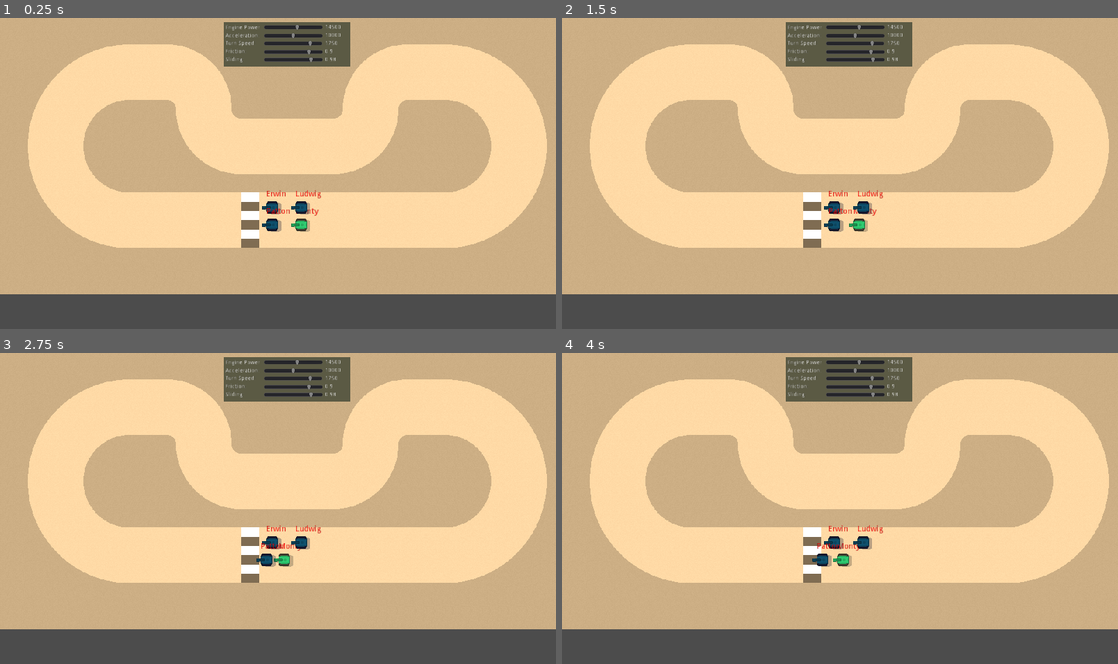
Above: before the commit, frames 1-4 (two rows, left to right).
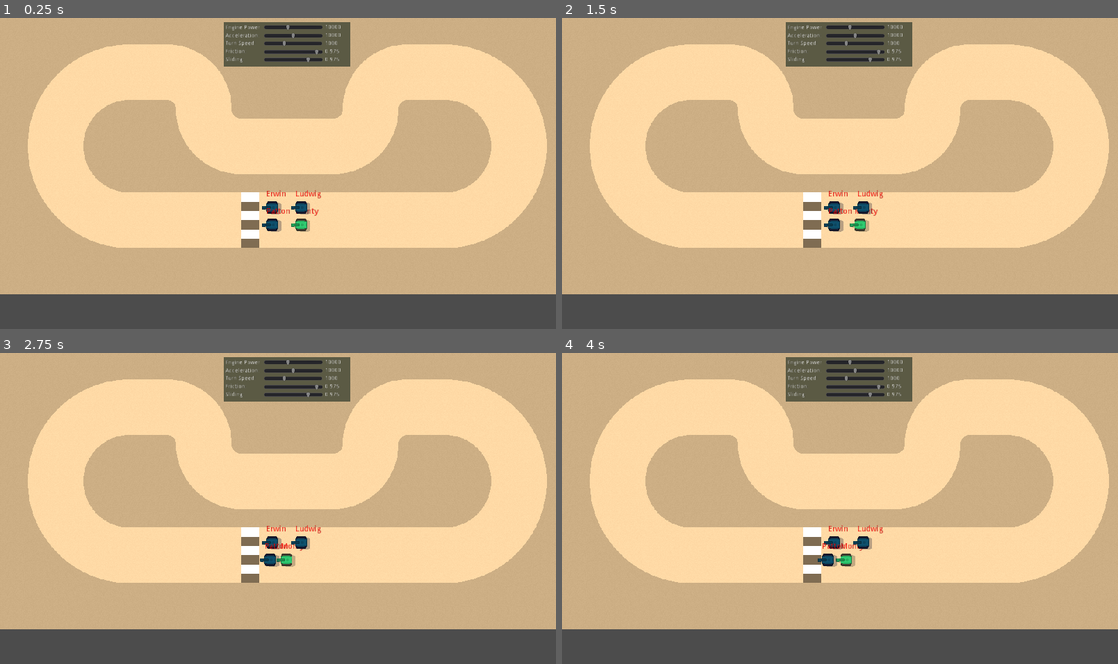
Above: after the commit, the same moments.

Repository: TeamRommel/RollingRommel
Game: Godot game, scene res://scenes/GameScene.tscn
The game is run twice, just before and just after one commit, with the same random seed, the same clock (stepped at 60 frames per second) and the same inputs. The engine's default icon, where the game draws it, is replaced by a stand-in: a white triangle on a blue panel in a dark square.
Inputs:
- Up to frame 1 (0.25 s): no input
- Up to frame 2 (1.5 s): tap Enter at 0.5 s; tap Space at 1.25 s
- Up to frame 3 (2.75 s): no input
- Up to frame 4 (4 s): no input

The runs differ from the first frame. In frame 1, less than 0.1% of the frame differs, in the area x 50-61%, y 2-15%; in frame 2, 0.1%; in frame 3, 0.3%; in frame 4, 0.4%, in the area x 45-61%, y 2-69%.

Commit message:
Sync car values on CarStats and elsewhere.

Diff:
--- a/scenes/CarStats.tscn
+++ b/scenes/CarStats.tscn
@@ -21,7 +21,7 @@
 margin_bottom = 19.9783
 max_value = 25000.0
 step = 10.0
-value = 14500.0
+value = 10000.0
 
 [node name="EnginePowerValue_Label" type="Label" parent="."]
 margin_left = 250.0
@@ -71,8 +71,7 @@
 min_value = 0.9
 max_value = 0.995
 step = 0.001
-value = 0.98
-ticks_on_borders = false
+value = 0.975
 
 [node name="TractionValue_Label" type="Label" parent="."]
 margin_left = 250.0
@@ -95,8 +94,9 @@
 margin_bottom = 80.3189
 min_value = 0.5
 max_value = 1.0
-step = 0.01
-value = 0.9
+step = 0.001
+value = 0.975
+ticks_on_borders = true
 
 [node name="FrictionValue_Label" type="Label" parent="."]
 margin_left = 250.0
@@ -120,8 +120,7 @@
 min_value = 500.0
 max_value = 2000.0
 step = 10.0
-value = 1750.0
-ticks_on_borders = false
+value = 1000.0
 
 [node name="TurnSpeedValue_Label" type="Label" parent="."]
 margin_left = 250.0
--- a/scenes/PlayerVehicle.tscn
+++ b/scenes/PlayerVehicle.tscn
@@ -4,9 +4,10 @@
 [ext_resource path="res://scripts/PlayerVehicle.gd" type="Script" id=2]
 
 [node name="PlayerVehicle" index="0" instance=ExtResource( 1 )]
-contacts_reported = 1
-contact_monitor = true
 script = ExtResource( 2 )
+forward_power_max = 10000
+rotation_speed = 1000.0
+friction_factor = 0.975
 
 [node name="TankShadow" parent="." index="0"]
 position = Vector2( 0, 0 )
--- a/scripts/BaseVehicle.gd
+++ b/scripts/BaseVehicle.gd
@@ -4,10 +4,10 @@
 export (int) var id = 0
 
 # Values that affect handling
-export (int) var acceleration = 8000
+export (int) var acceleration = 10000
 export (int) var forward_power_max = 10000
 export (int) var reverse_power_max = -5000
-export (float) var rotation_speed = 1100
+export (float) var rotation_speed = 1000
 export (float) var slip_factor = 0.975
 export (float) var friction_factor = 0.95
 
@@ -50,5 +50,5 @@
 	set_linear_velocity(forwards_velocity + (sideways_velocity * slip_factor))
 	set_applied_torque(rotation_dir * rotation_speed)
 	if (use_nitro):
-		apply_impulse(Vector2.ZERO, Vector2.RIGHT.rotated(rotation) * 20)
+		apply_impulse(Vector2.ZERO, Vector2.RIGHT.rotated(rotation) * 15)
 		use_nitro = false
--- a/scripts/PlayerData.gd
+++ b/scripts/PlayerData.gd
@@ -12,7 +12,7 @@
 var reverse_power: int = forward_power / -2
 var rotation_speed: int = 1000
 var slip_factor: float = 0.975
-var friction_factor: float = 0.95
+var friction_factor: float = 0.975
 
 
 func _init(new_name="ACE", new_id=0, set_cpu=false, forw_turn_dist=250):
